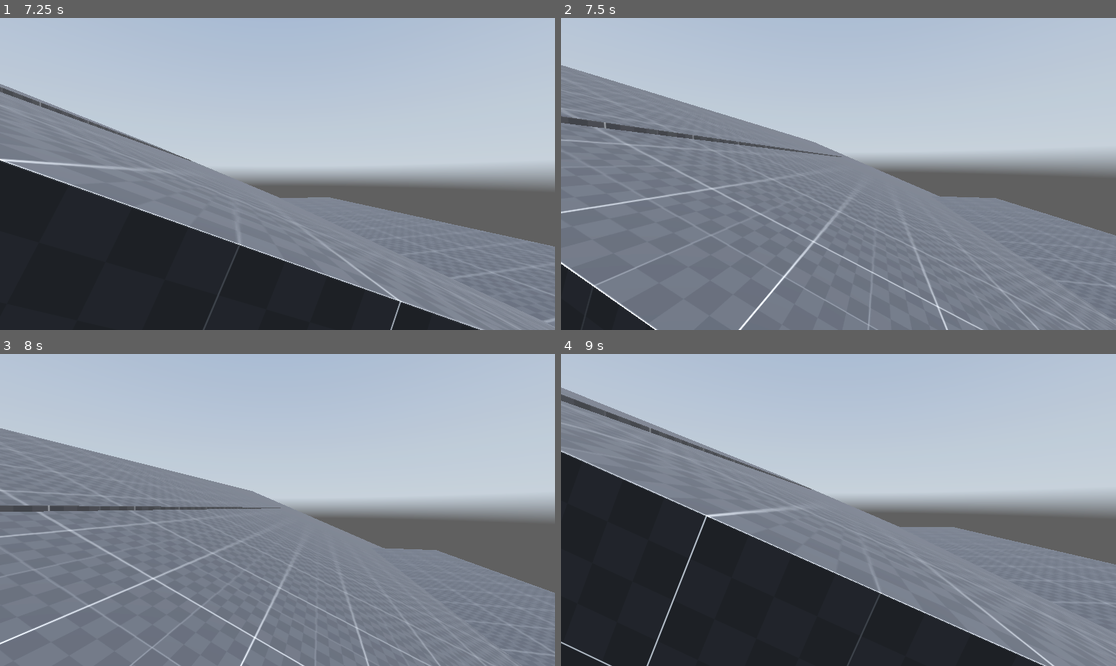
Above: before the commit, frames 1-4 (two rows, left to right).
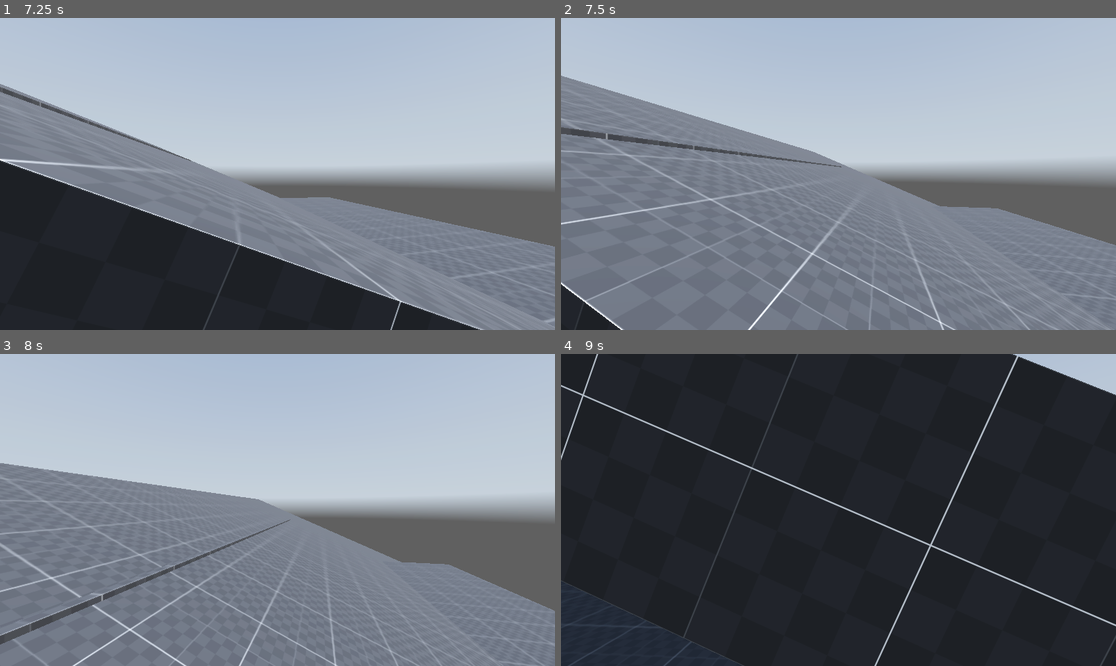
Above: after the commit, the same moments.

Repository: elmoradoo/Reflection
Game: Godot game, scene res://scenes/world.tscn
Two runs of this game, one before a commit and one after it. Both use one fixed random seed, a clock stepped at 60 frames per second and the inputs below. A sky picture missing from this copy of the repository is replaced by a grey-blue gradient.
Inputs (mouse positions are in pixels of both pictures, inside the frame that each line leads up to):
- Up to frame 1 (7.25 s): tap Enter at 0.5 s; move the mouse to (305, 174) at 0.52 s; hold W (forward) 0.53-5.78 s; tap Space (jump) at 0.6, 0.77, 1.07, 1.52, 1.55, 1.82, 2.3, 2.85, 3.02, 3.32, 3.77, 3.8, 4.07, 4.52, 4.55, 4.82, 5.1, 6.02, 6.05, 6.32, 6.77, 6.8, 7.07 s; move the mouse to (249, 174) at 1.27 s; tap Ctrl (crouch) at 1.35, 5.85 s; move the mouse to (288, 167) at 2.02 s; tap Shift (sprint) at 2.1, 4.35, 6.6 s; move the mouse to (271, 180) at 2.77 s; move the mouse to (316, 177) at 3.52 s; hold Ctrl (crouch) 3.53-4.28 s; move the mouse to (233, 170) at 4.27 s; move the mouse to (283, 174) at 5.02 s; move the mouse to (255, 167) at 5.77 s; hold D (right) 5.78-6.53 s; move the mouse to (305, 174) at 6.52 s; hold W (forward) from 6.53 s (still down)
- Up to frame 2 (7.5 s): keep holding W (forward); move the mouse to (810, 174) at 7.27 s; tap Space (jump) at 7.35 s
- Up to frame 3 (8 s): keep holding W (forward); tap Space (jump) at 7.52, 7.82 s
- Up to frame 4 (9 s): move the mouse to (849, 503) at 8.02 s; hold Ctrl (crouch) 8.03-8.78 s; tap Space (jump) at 8.3 s; move the mouse to (832, 516) at 8.77 s; release W (forward) at 8.78 s; hold A (left) from 8.78 s (still down); tap Shift (sprint) at 8.85 s

Frame 1 is identical in both runs. In frame 2, 12% of the frame differs, in the area x 0-100%, y 15-100%; in frame 3, 8.9%; in frame 4, 70%, in the area x 0-100%, y 0-100%.

Commit message:
Improved wallrun: - ability to jump while wallrunning - use of a timer to prevent infinite acceleration

Diff:
--- a/scenes/player.tscn
+++ b/scenes/player.tscn
@@ -160,4 +160,7 @@
 
 [node name="wallclimb_time" type="Timer" parent="timers"]
 
+[node name="wallrun_time" type="Timer" parent="timers"]
+wait_time = 0.5
+
 [connection signal="timeout" from="timers/wallclimb_time" to="." method="_on_wallclimb_time_timeout"]
--- a/scripts/player/states/base_state.gd
+++ b/scripts/player/states/base_state.gd
@@ -17,6 +17,9 @@
 
 #Climbing vars
 var climbable_min_velocity: float = 2.0
+
+#Wallrun vars
+var wallrun_jumping_velocity: float = 7.0
 
 func stand_up(player: playerData):
 	player.neck.rotation.y = lerp(player.neck.rotation.y, 0.0, player.delta * stand_up_lp)
@@ -61,6 +64,4 @@
 	return (not player.myself.is_on_floor()
 		and player.velocity.y > climbable_min_velocity
 		and player.rc_feets.get_node("front").is_colliding()
-		and (player.rc_feets.get_node("half_left").is_colliding() or player.rc_feets.get_node("half_right").is_colliding())
-		and (player.rc_head.get_node("half_left").is_colliding() or player.rc_head.get_node("half_right").is_colliding())
-		and player.rc_head.get_node("front").is_colliding())
+		and (player.rc_feets.get_node("half_left").is_colliding() or player.rc_feets.get_node("half_right").is_colliding()))
--- a/scripts/player/states/wallrun.gd
+++ b/scripts/player/states/wallrun.gd
@@ -4,6 +4,8 @@
 var enums = preload("res://scripts/player/enums.gd")
 
 var old_vel: Vector3 = Vector3.ZERO
+var is_jumping: bool = false
+
 func init(obj):
 	player = obj
 
@@ -12,24 +14,36 @@
 
 func enter():
 	old_vel = player.velocity
+	player.timers.get_node("wallrun_time").start()
 
 
 func exit():
 	player.velocity = old_vel
-
+	player.velocity.y = 0
+	if is_jumping:
+		player.velocity = \
+			(player.transform.basis * Vector3(player.input_dir.x, 0, player.input_dir.y)).normalized() * \
+			(wallrun_jumping_velocity + player.timers.get_node("wallrun_time").time_left)
+		is_jumping = false
+	player.timers.get_node("wallrun_time").stop()
 #Raycast front wall (2 ?)
 #If enough upwards velocity in airtime
 #Timer for max climb duration
 
 func update():
 	super.update_event(player)
-	player.velocity.y += 0.1
+	player.velocity.y += 0.1 * player.timers.get_node("wallrun_time").time_left
 
 func get_next_state():
 	if player.myself.is_on_floor() and player.velocity.length() >= 2:
 		return enums.player_states.Sprinting
 	elif player.myself.is_on_floor():
 		return enums.player_states.Idle
+	elif Input.is_action_just_pressed("jump") and not is_jumping:
+		is_jumping = true
+		return enums.player_states.Jumping
 	elif super.can_wallrun(player):
 		return enums.player_states.WallRun
-	return enums.player_states.AirTime
+	#elif not player.myself.is_on_floor():
+	#	return enums.player_states.AirTime
+	return enums.player_states.WallRun
